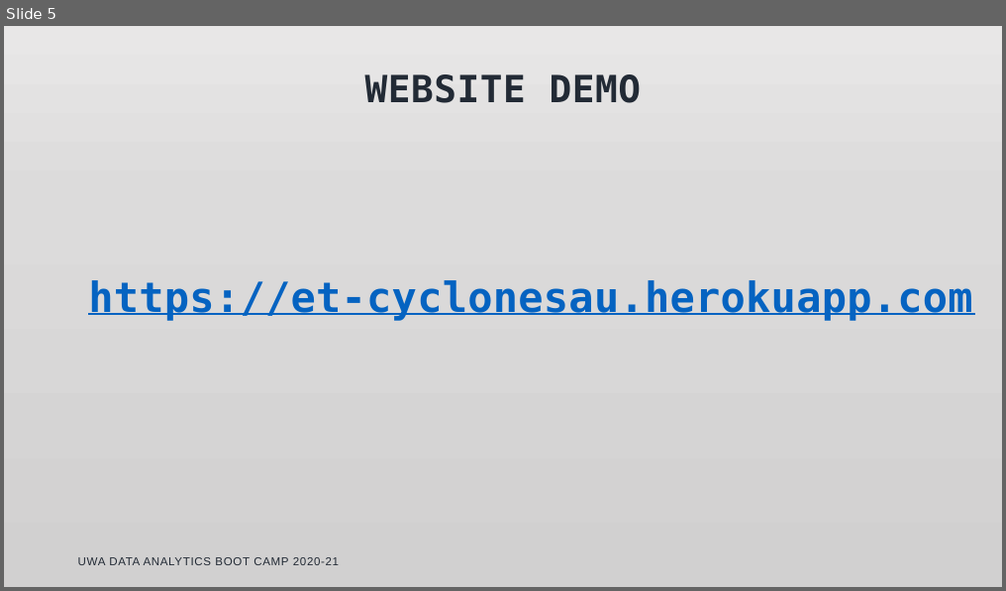
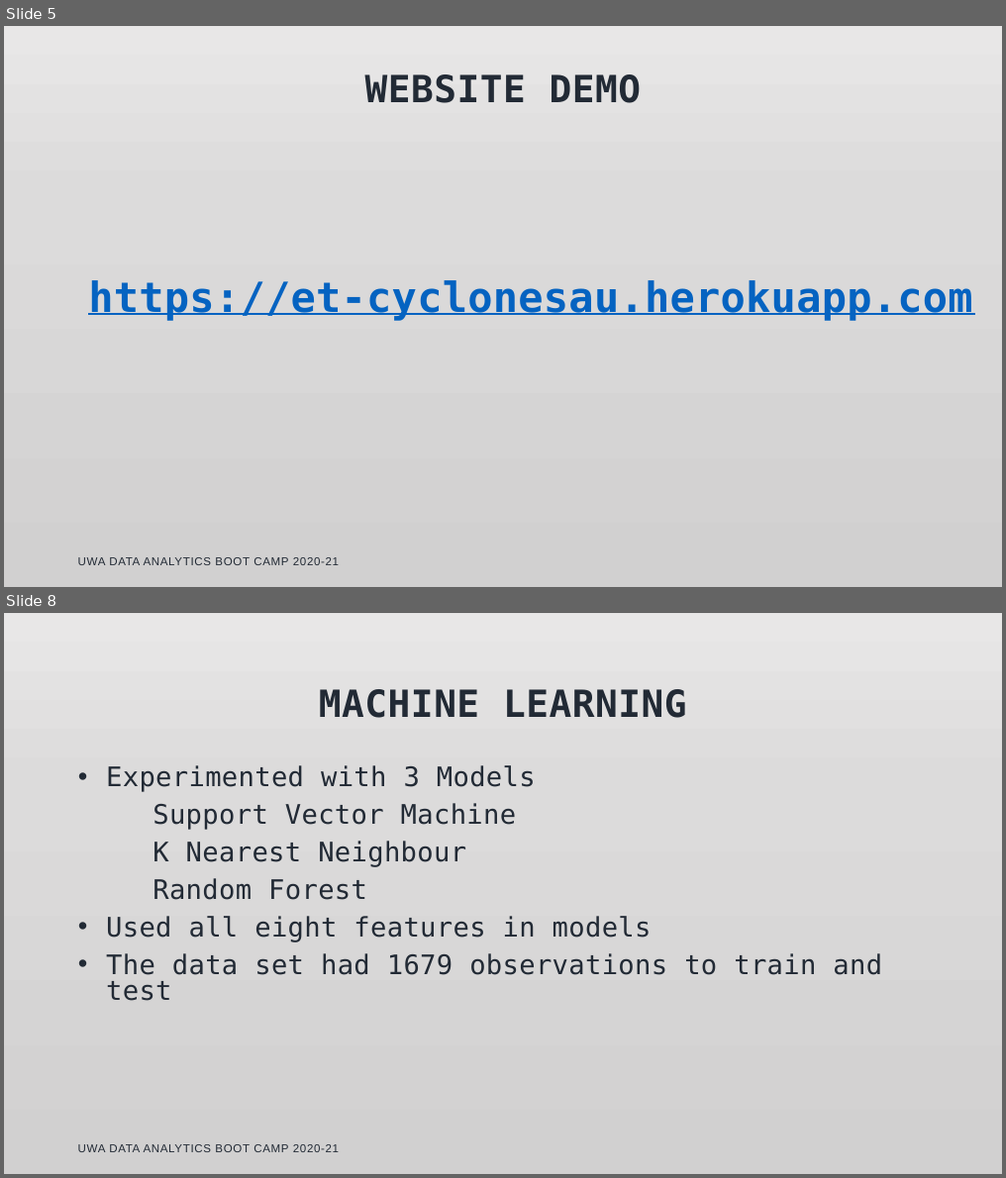
Before and after one commit to etassone1974/UWA-Project-3, a slide deck: Cyclones In Australia.pptx. Shown one above the other, each under a label of ours: slide 5 before the commit, slides 5 and 8 after it; the slides between them are not shown. The pictures are 1006x591 and 1006x1178 pixels, drawn with LibreOffice and Linux fonts; fonts in the diff are those of the drawing; background and template pictures are left out. Boxes give left, top, right and bottom in pixels: in the first picture for what was removed or moved away, otherwise in the second. Text is boxed around its words. In the diff, an @@ line names an element or a change of style, - is before the commit and + after.

```diff
--- a/Cyclones In Australia.pptx
+++ b/Cyclones In Australia.pptx
@@ slide 8 added at [4,613,1002,1174], background picture (left out) @@
@@ title added at [319,689,687,718], 36 pt, text #222A35, bold @@
+MACHINE LEARNING
@@ text added at [106,765,882,1001], 25.9 pt, text #222A35 @@
+• Experimented with 3 Models
+Support Vector Machine
+K Nearest Neighbour
+Random Forest
+• Used all eight features in models
+• The data set had 1679 observations to train and test
@@ text added at [78,1145,339,1153], 11 pt, text #222A35 @@
+UWA DATA ANALYTICS BOOT CAMP 2020-21
```
Also in this commit, not shown: 1 slide changed, 6 other slides added, 3 other files.
